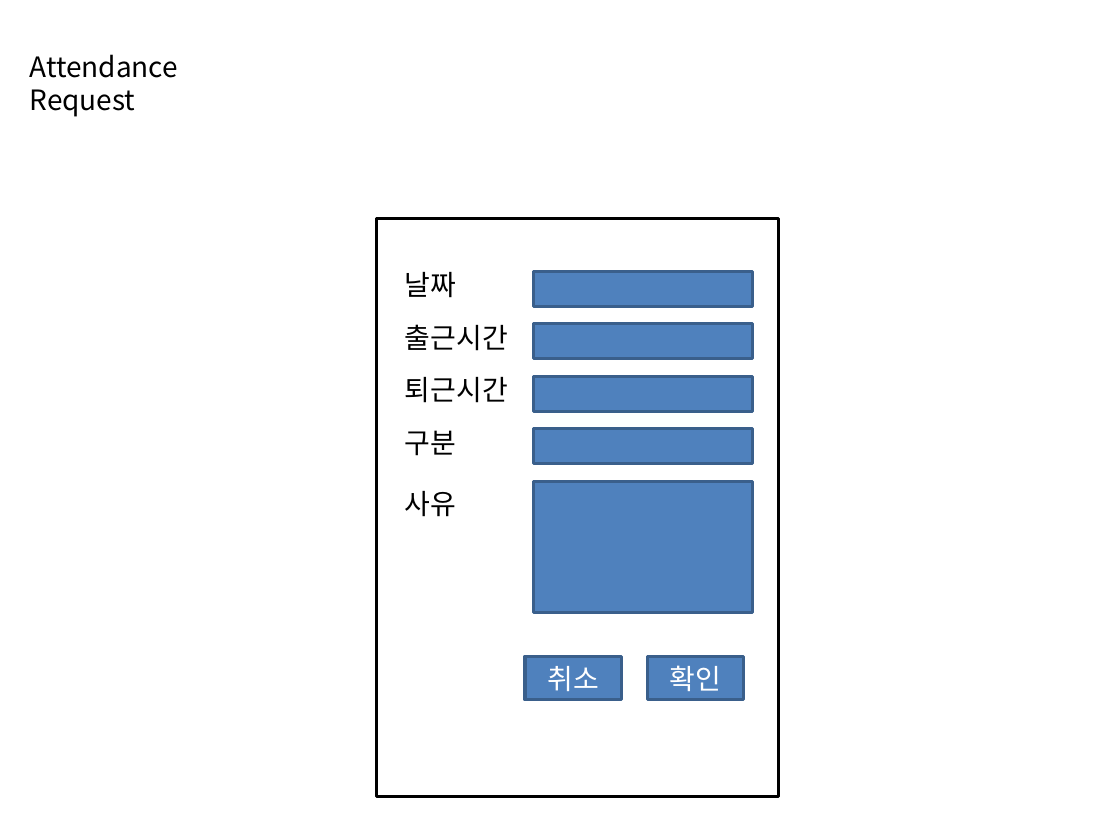
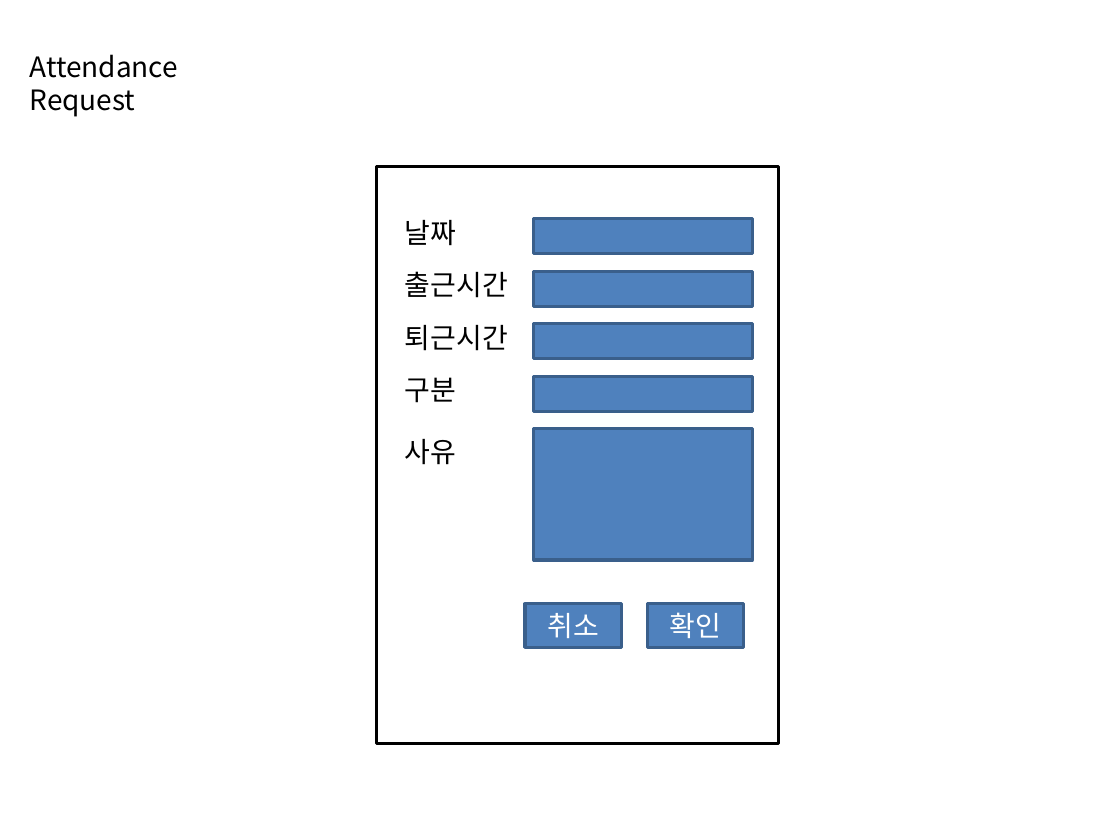
Before and after one commit to tmdgh6789/HRM, a slide deck: slide 10 of 2.Design/ui.pptx. Drawn at 1120x840 pixels with LibreOffice and Linux fonts; fonts in the diff are those of the drawing. Boxes give left, top, right and bottom in pixels: in the first picture for what was removed or moved away, otherwise in the second. Text is boxed around its words. In the diff, an @@ line names an element or a change of style, - is before the commit and + after.

```diff
--- a/2.Design/ui.pptx
+++ b/2.Design/ui.pptx
@@ 3 rectangles, 1 text: place and size @@
-3 rectangles, 1 text at [376,218,778,796]
+3 rectangles, 1 text at [376,166,778,744]
@@ rectangle: place and size @@
-rectangle at [534,429,753,464]
+rectangle at [534,218,753,253]
@@ 4 texts, 1 rectangle: place and size @@
-4 texts, 1 rectangle at [405,272,753,613]
+4 texts, 1 rectangle at [405,220,753,560]
```
Also in this commit, not shown: 2 other slides changed, 8 other files.
